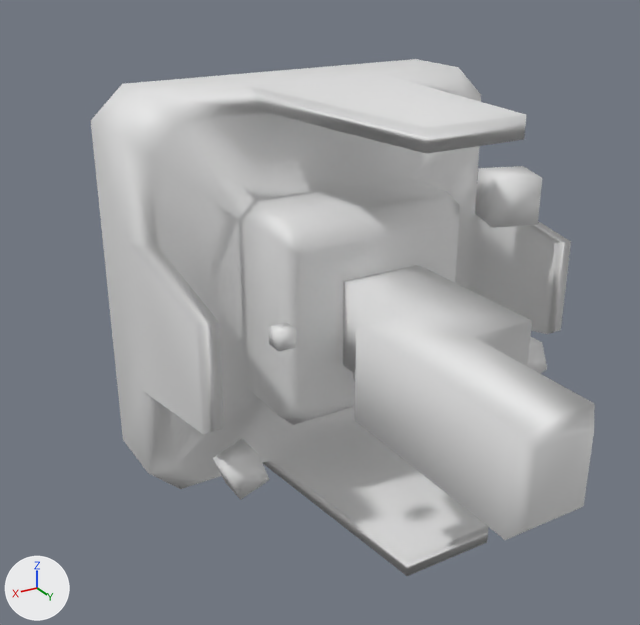
Before and after pictures for a commit that changed the FBX model Reference/Resources/Mesh/Animation/Effect/E_BRB_Denki.fbx.
Before and after are seen from a 50 mm lens placed at (0.0331, 0.0743, 0.0247), pointed at (0.0002, 0.0195, -0.0027). The axes (+X, +Y, +Z) are drawn at lower left. The lights are the same throughout. Materials are left out; every surface is plain grey. Where no turn or scale is listed for an object, it has been applied to the vertices.

Names of what the first picture shows: 'main_ball', 'sub_ball4', 'sub_ball5', 'tail'.
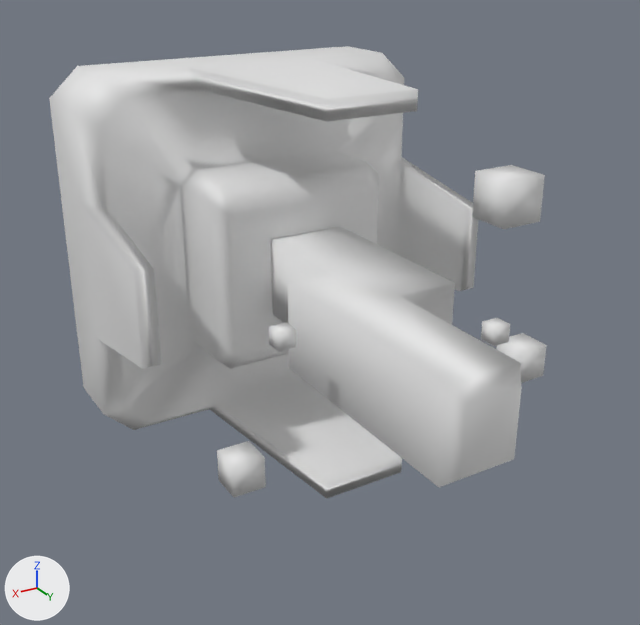
Pixel boxes [x1, y1, x2, y2] of what changed, in the pictures (640 x 625 px):
```json
{"object": "main_ball", "change": "moved", "before": [91, 59, 571, 576], "after": [49, 46, 478, 498]}
{"object": "tail", "change": "rescaled, moved", "before": [343, 265, 595, 540], "after": [271, 227, 522, 487]}
{"object": "sub_ball4", "change": "turned", "before": [475, 166, 542, 228], "after": [472, 165, 545, 229]}
{"object": "sub_ball5", "change": "turned", "before": [213, 439, 270, 500], "after": [217, 441, 266, 498]}
```

The change, as JSON lines over the scene's bpy script:
```json
{"op": "set", "path": "ob_sub_ball5.rotation_euler", "old": "(0.0, 0.0, -1.92)", "new": "(0.0, 0.0, 0.0)", "note": "degrees (0, 0, -110) -> degrees (0, 0, 0)"}
{"op": "set", "path": "ob_tail.scale", "old": "(1.0, 1.0, 0.82)", "new": "(1.0, 1.0, 1.0)"}
{"op": "set", "path": "ob_main_ball.location", "old": "(0.0, 0.0, -1.036)", "new": "(0.0, 0.0, 0.0)"}
{"op": "set", "path": "ob_sub_ball4.rotation_euler", "old": "(0.0, -1.92, 0.0)", "new": "(0.0, 0.0, 0.0)", "note": "degrees (0, -110, 0) -> degrees (0, 0, 0)"}
```
